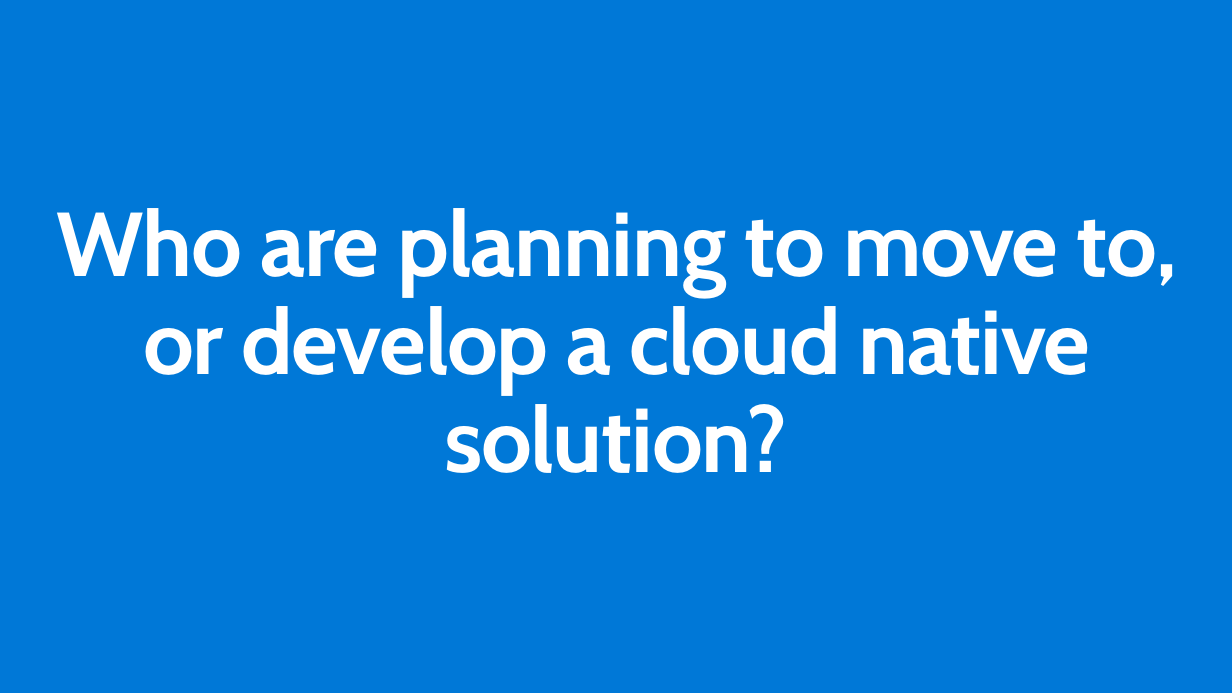
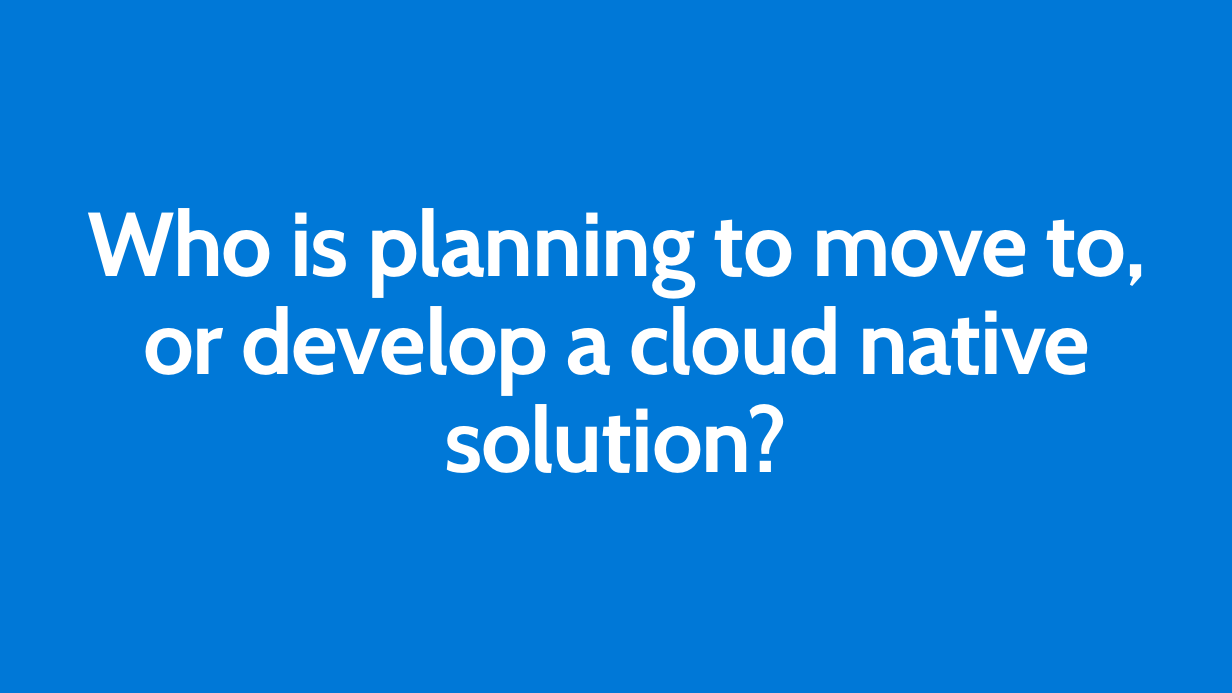
Before and after one commit to ActiveSolution/aiw-cloud-native, a slide deck: slide 17 of AIW Cloud Native.pptx. Drawn at 1232x693 pixels with LibreOffice and Linux fonts; fonts in the diff are those of the drawing. Boxes give left, top, right and bottom in pixels: in the first picture for what was removed or moved away, otherwise in the second. Text is boxed around its words. In the diff, an @@ line names an element or a change of style, - is before the commit and + after.

```diff
--- a/AIW Cloud Native.pptx
+++ b/AIW Cloud Native.pptx
@@ title at bbox=[87, 208, 1147, 473]: text changed @@
-Who are planning to move to, or develop a cloud native solution?
+Who is planning to move to, or develop a cloud native solution?
```
Also in this commit, not shown: 6 other slides changed, 2 slides added.
